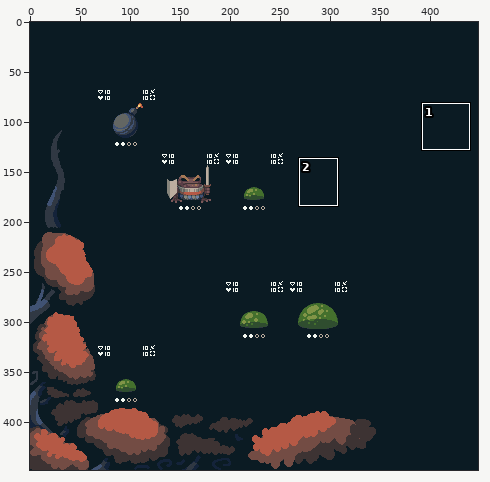
Pixel-art file -- Assets/Graphics/mockup v3.aseprite. The first picture is a wide view before the edit; the outline marks the close-up.
Close-up. Before the commit:
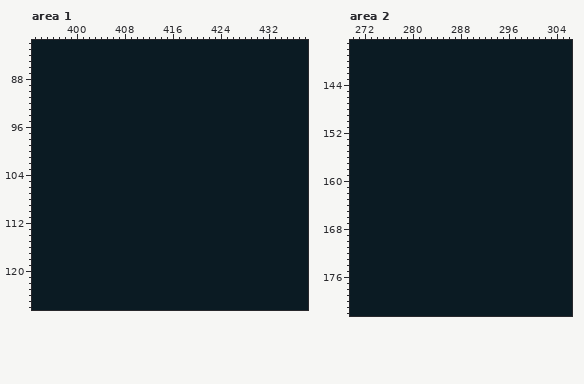
448x448 pixels, 1 frame. Shown: area 1: x 393..438, y 82..126; area 2: x 270..306, y 137..182. The commit also changed other parts of the picture, which this record leaves out.
And afterwards:
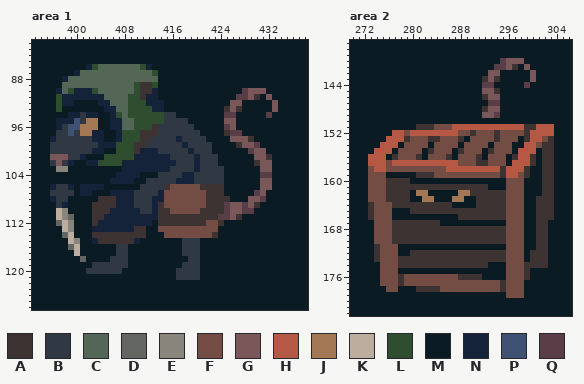
Palette (. is transparent): A #3d3333  B #303843  C #546756  D #636663  E #87857c  F #734c44  G #7a5859  H #b55945  J #a57855  K #bcad9f  L #2f4d2f  M #0b1b23  N #14233a  P #405273  Q #593e47
Difference:
layer "Layer 11" added
Area 1, layer "Layer 11":
y 86: x 402..412 MMMMMMMMMMM -> NLCCCCCCCLN
y 87: x 400..413 MMMMMMMMMMMMMM -> NCCCCCCCCCCCCL
y 88: x 398..413 MMMMMMMMMMMMMMMM -> NCCCCCCCCCCCCCCC
y 89: x 398..413 MMMMMMMMMMMMMMMM -> CCCCCCCCCCCCLAAL
y 90: x 397..413 MMMMMMMMMMMMMMMMM -> NCLNNNLCCCCCCLAAN; x 428..431 MMMM -> QGGG
y 91: x 397..413 MMMMMMMMMMMMMMMMM -> LNNNNNNNCCCCLLANN; x 427..430 MMMM -> QQGA; x 432 M -> G
y 92: x 397..399 MMM -> LNN; x 404..414 MMMMMMMMMMM -> NNCCCLLLNNN; x 426..427 MM -> GG; x 433 M -> G
y 93: x 397 M -> L; x 405..414 MMMMMMMMMM -> NNCCLLLLNN; x 425..427 MMM -> AGA; x 433 M -> G
y 94: x 399..403 MMMMM -> NNBNN; x 406..416 MMMMMMMMMMM -> NLCLLLLLLBB; x 425..426 MM -> QQ; x 432 M -> Q
y 95: x 397..403 MMMMMMM -> NNNPBJJ; x 406..418 MMMMMMMMMMMMM -> NNCCLLLLLBBBB; x 425..426 MM -> GG
y 96: x 397..403 MMMMMMM -> NBPPJJJ; x 406..419 MMMMMMMMMMMMMM -> NNCCLLLABBBBBB; x 425..426 MM -> QG
y 97: x 397..404 MMMMMMMM -> BBPBJJNN; x 407..420 MMMMMMMMMMMMMM -> NLLLAAABBBBBBB; x 425..427 MMM -> AQQ
y 98: x 396..404 MMMMMMMMM -> NBBBBBBNN; x 407..421 MMMMMMMMMMMMMMM -> NLLLAABBBBNBBBB; x 426..429 MMMM -> GGGA
y 99: x 396..422 MMMMMMMMMMMMMMMMMMMMMMMMMMM -> BBBBBBBBNNNLLLAABBBBBBNBBBB; x 427..430 MMMM -> AGGQ
y 100: x 396..404 MMMMMMMMM -> BBBBBBBNN; x 407..422 MMMMMMMMMMMMMMMM -> LLLANNNBBBBBNBBB; x 429..431 MMM -> QGG
y 101: x 396..401 MMMMMM -> GGGBBN; x 405..423 MMMMMMMMMMMMMMMMMMM -> LLLLLNNNNNNBBBBNBBB; x 430..432 MMM -> GGA
y 102: x 396..399 MMMM -> BGBN; x 402..423 MMMMMMMMMMMMMMMMMMMMMM -> NNLLLLNNNNNNNNNBBBNBBB; x 430..432 MMM -> AGG
y 103: x 397..398 MM -> EE; x 408..424 MMMMMMMMMMMMMMMMM -> NNNNNNNNBBBBNBBBB; x 431..432 MM -> GG
y 104: x 407..410 MMMM -> NNNN; x 414..424 MMMMMMMMMMM -> BBBBNNBBBBB; x 431..432 MM -> QQ
y 105: x 406..409 MMMM -> NNNN; x 412..424 MMMMMMMMMMMMM -> BBBBBNNNBBBBB; x 431..432 MM -> GG
y 106: x 396..399 MMMM -> NBBN; x 401..404 MMMM -> NNNN; x 411..424 MMMMMMMMMMMMMM -> BBBBAFFFFFAAAA; x 431..432 MM -> GG
y 107: x 396..399 MMMM -> BBBB; x 401..402 MM -> NN; x 406..424 MMMMMMMMMMMMMMMMMMM -> NNNNBBBBNFFFFFFFAAA; x 430..431 MM -> QG
y 108: x 396..398 MMM -> NBB; x 404..425 MMMMMMMMMMMMMMMMMMMMMM -> AAANNNBBBNNFFFFFFFAAAA; x 429..431 MMM -> GGQ
y 109: x 397..398 MM -> BN; x 403..430 MMMMMMMMMMMMMMMMMMMMMMMMMMMM -> AAAANNNBBBNAFFFFFFFAAAQGGQGA
y 110: x 397..398 MM -> KE; x 403..429 MMMMMMMMMMMMMMMMMMMMMMMMMMM -> AAANNNNNBBNAAFFFFFAAAAQGGQQ
y 111: x 397..399 MMM -> KED; x 403..427 MMMMMMMMMMMMMMMMMMMMMMMMM -> AANNNNNNNNNAAAAAAAAAAQQGA
y 112: x 397..399 MMM -> DKE; x 403..412 MMMMMMMMMM -> ANNNNNNNNN; x 414..424 MMMMMMMMMMM -> AAAAAAAAFFA
y 113: x 398..399 MM -> KE; x 403..411 MMMMMMMMM -> NNNNNNNAA; x 414..423 MMMMMMMMMM -> FFFFFFFFFF
y 114: x 398..399 MM -> DK; x 403..411 MMMMMMMMM -> AAAAAAAAA; x 415..423 MMMMMMMMM -> FFFFFFFFA
y 115: x 399..400 MM -> KE; x 403..410 MMMMMMMM -> NAAAAAAN; x 418..420 MMM -> BBB
y 116: x 399..400 MM -> DK; x 407..408 MM -> BB; x 418..420 MMM -> BBB
y 117: x 400 M -> K; x 407..408 MM -> BB; x 418..420 MMM -> BBB
y 118: x 401 M -> D; x 406..408 MMM -> BBB; x 419..420 MM -> BB
y 119: x 403..408 MMMMMM -> BBBBBB; x 418..420 MMM -> BBB
y 120: x 402..407 MMMMMM -> BBBBBB; x 417..420 MMMM -> BBBB
y 121: x 417..420 MMMM -> BBBB
Area 2, layer "Layer 11":
y 140: x 295..298 MMMM -> QGGG
y 141: x 294..297 MMMM -> QQGA; x 299 M -> G
y 142: x 293..294 MM -> GG; x 300 M -> G
y 143: x 292..294 MMM -> AGA; x 300 M -> G
y 144: x 292..293 MM -> QQ; x 299 M -> Q
y 145: x 292..294 MMM -> GGA
y 146: x 292..294 MMM -> AGG
y 147: x 293..294 MM -> QQ
y 148: x 292..294 MMM -> AGG
y 149: x 292..294 MMM -> GGQ
y 151: x 281..303 MMMMMMMMMMMMMMMMMMMMMMM -> AAAFFFHHHHHHHHHHHHAAHHH
y 152: x 277..303 MMMMMMMMMMMMMMMMMMMMMMMMMMM -> HHFHHHHHHHHFFAFFFAFFFFAHHHH
y 153: x 276..288 MMMMMMMMMMMMM -> HHHAFFFAAFFFA; x 290..297 MMMMMMMM -> FFFFAFFF; x 299..303 MMMMM -> AHHFA
y 154: x 275..277 MMM -> HHH; x 279..282 MMMM -> FFFF; x 284..287 MMMM -> FFFF; x 289..292 MMMM -> FFFF; x 294..296 MMM -> FFF; x 299..303 MMMMM -> HHFAA
y 155: x 274..276 MMM -> HHH; x 278..281 MMMM -> FFFF; x 283..286 MMMM -> AFFF; x 288..291 MMMM -> AFFF; x 293..296 MMMM -> AFFF; x 298..300 MMM -> HHH; x 302..303 MM -> AA
y 156: x 273..275 MMM -> HHH; x 277..281 MMMMM -> AFFFA; x 283..286 MMMM -> FFFA; x 288..291 MMMM -> FFFA; x 293..295 MMM -> FFF; x 297..300 MMMM -> AHHA; x 302..303 MM -> AA
y 157: x 273..295 MMMMMMMMMMMMMMMMMMMMMMM -> HHHFHHHHHHHHHHHFFFAAFFF; x 297..300 MMMM -> HHHA; x 302..303 MM -> AA
y 158: x 273..299 MMMMMMMMMMMMMMMMMMMMMMMMMMM -> FHHFFFFFFFFFFHHHHHHHHHAHHHA; x 302..303 MM -> AA
y 159: x 273..275 MMM -> FFF; x 281..299 MMMMMMMMMMMMMMMMMMM -> AAAFFFFFFFFFFFAHHFA; x 302..303 MM -> AA
y 160: x 273..279 MMMMMMM -> FFFAAAA; x 296..298 MMM -> FFF; x 302..303 MM -> AA
y 161: x 273..292 MMMMMMMMMMMMMMMMMMMM -> FFFAAAAAAAAAAAAAAAAA; x 296..298 MMM -> FFF; x 302..303 MM -> AA
y 162: x 273..279 MMMMMMM -> FFFAAAA; x 281..282 MM -> JJ; x 288..298 MMMMMMMMMMM -> JJAAAAAAFFF; x 302..303 MM -> AA
y 163: x 273..279 MMMMMMM -> FFFAAAA; x 282..283 MM -> JJ; x 287..288 MM -> JJ; x 291..298 MMMMMMMM -> AAAAAFFF; x 301..303 MMM -> AAA
y 164: x 273..286 MMMMMMMMMMMMMM -> AFFFAAAAAAAAAA; x 291..298 MMMMMMMM -> AAAAAFFF; x 301..303 MMM -> AAA
y 165: x 273..276 MMMM -> AFFF; x 280..298 MMMMMMMMMMMMMMMMMMM -> AAAAAAAAAAAAAAAAFFF; x 301..303 MMM -> AAA
y 166: x 273..276 MMMM -> AFFF; x 288..298 MMMMMMMMMMM -> AAAAAAAAFFF; x 301..303 MMM -> AAA
y 167: x 274..284 MMMMMMMMMMM -> FFFAAAAAAAA; x 296..298 MMM -> FFF; x 301..302 MM -> AA
y 168..170: x 274..298 MMMMMMMMMMMMMMMMMMMMMMMMM -> FFFAAAAAAAAAAAAAAAAAAAFFF; x 301..302 MM -> AA
y 171: x 274..277 MMMM -> AFFF; x 296..298 MMM -> FFF; x 301..302 MM -> AA
y 172: x 274..277 MMMM -> AFFF; x 280..298 MMMMMMMMMMMMMMMMMMM -> AAAAAAAAAAAAAAAAFFF; x 300..302 MMM -> AAA
y 173: x 274..298 MMMMMMMMMMMMMMMMMMMMMMMMM -> AFFFAAAAAAAAAAAAAAAAAAFFF; x 300..302 MMM -> AAA
y 174: x 275..292 MMMMMMMMMMMMMMMMMM -> FFFAAAAAAAAAAAAAAA; x 296..302 MMMMMMM -> FFFAAAA
y 175: x 275..277 MMM -> FFF; x 296..299 MMMM -> FFFA
y 176: x 275..291 MMMMMMMMMMMMMMMMM -> FFFAFFFFFFFFFAAAA; x 296..299 MMMM -> FFFA
y 177: x 275..298 MMMMMMMMMMMMMMMMMMMMMMMM -> FFFAFFFFFFFFFFFFFFFFAFFF
y 178: x 276..277 MM -> FF; x 281..298 MMMMMMMMMMMMMMMMMM -> AAAAFFFFFFFFFFAFFF
y 179: x 296..298 MMM -> FFF
Where, in picture pixels (left, top, right, bottom), the same in both close-ups:
changed: (50, 64, 278, 280)
changed: (368, 58, 554, 298)
